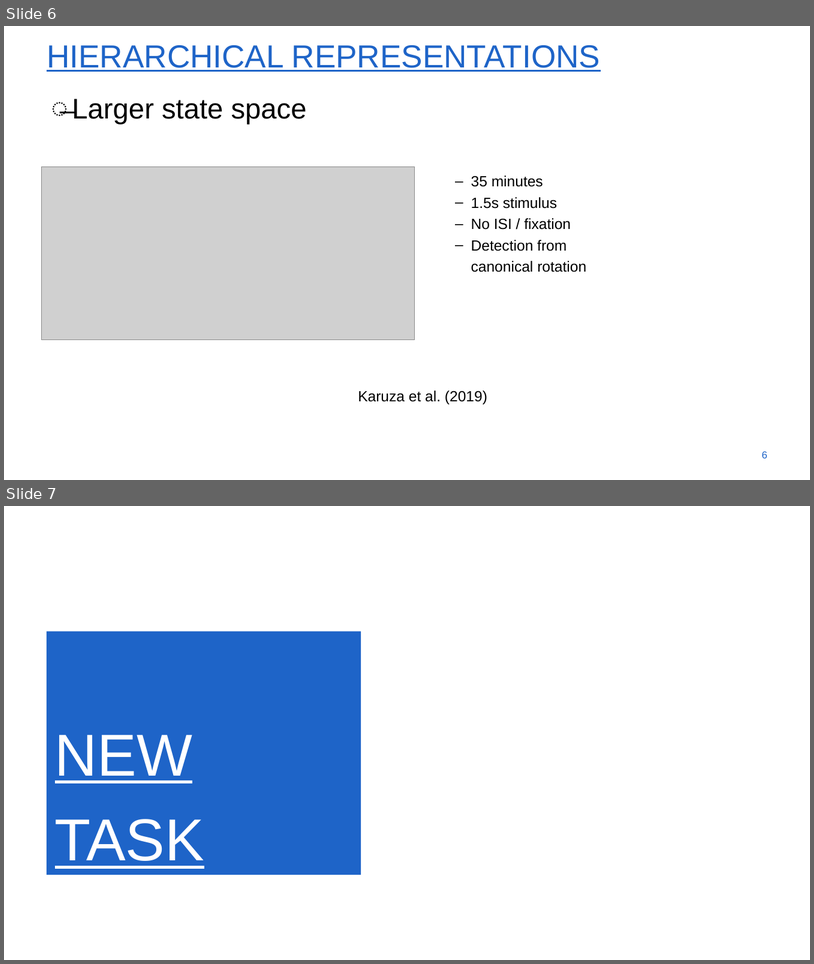
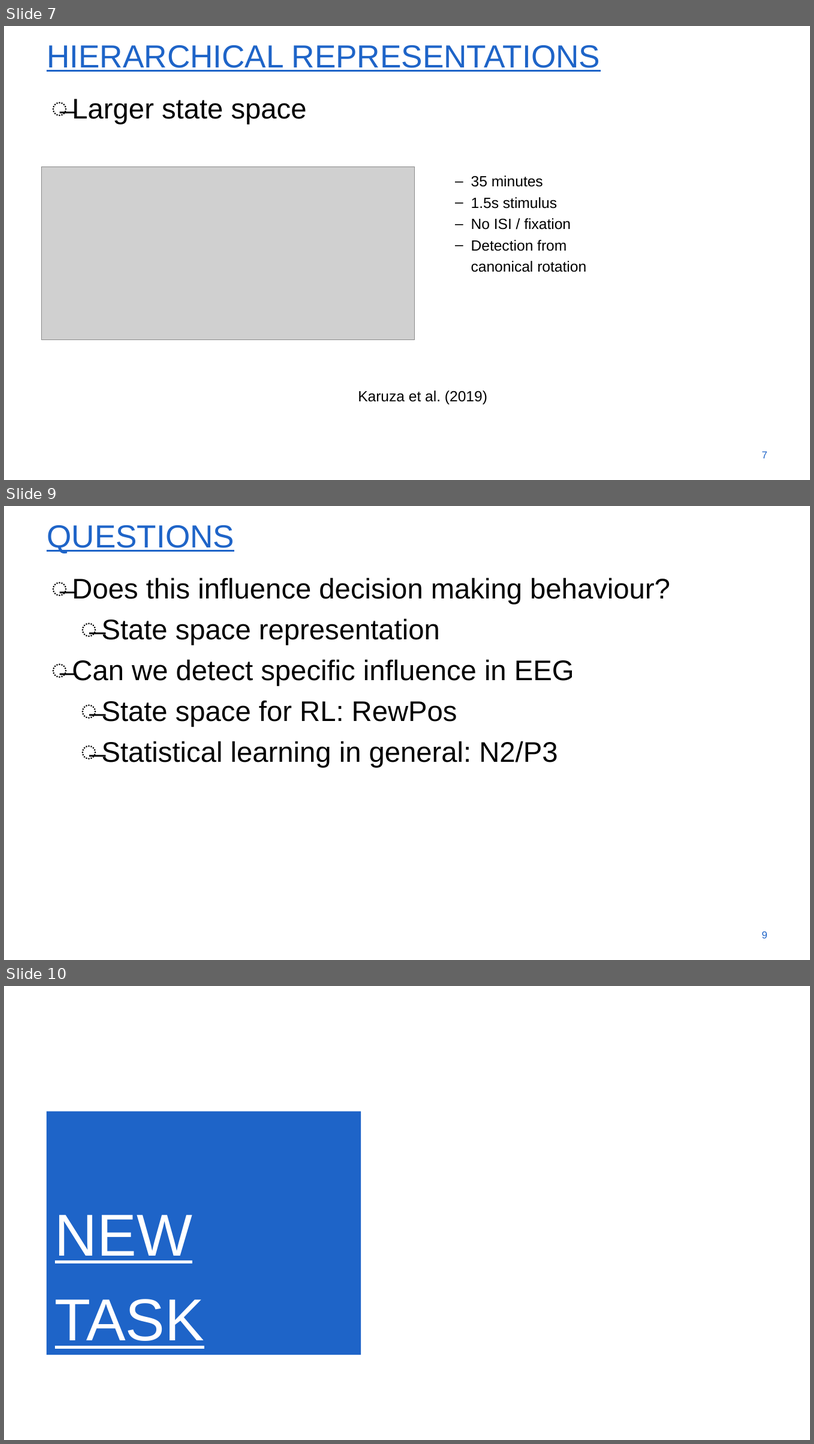
Before and after one commit to SvenWientjes/ModularGraphs-RL, a slide deck: Docs/Hierarchical reward task.pptx. Shown one above the other, each under a label of ours: slides 6 and 7 before the commit, slides 7, 9 and 10 after it; the slides between them are not shown. The pictures are 814x964 and 814x1444 pixels, drawn with LibreOffice and Linux fonts; fonts in the diff are those of the drawing; grey boxes stand for pictures; background and template pictures are left out. Boxes give left, top, right and bottom in pixels: in the first picture for what was removed or moved away, otherwise in the second. Text is boxed around its words. In the diff, an @@ line names an element or a change of style, - is before the commit and + after.

```diff
--- a/Docs/Hierarchical reward task.pptx
+++ b/Docs/Hierarchical reward task.pptx
@@ slide 9 added at [4, 506, 810, 960], background #FFFFFF @@
@@ title added at [47, 525, 234, 553], 54 pt, text #1E64C8, underline @@
+QUESTIONS
@@ text added at [72, 577, 671, 768], 48 pt, text #000000 @@
+̶ Does this influence decision making behaviour?
+  ̶ State space representation
+̶ Can we detect specific influence in EEG
+  ̶ State space for RL: RewPos
+  ̶ Statistical learning in general: N2/P3
@@ page number added at [762, 931, 768, 938], 17.1 pt, text #1E64C8 @@
+9
@@ what was slide 6 is now slide 7 @@
@@ page number at [762, 451, 768, 458]: text changed @@
-6
+7
@@ what was slide 7 is now slide 10 @@
```
Also in this commit, not shown: 4 slides changed, 2 other slides added.
